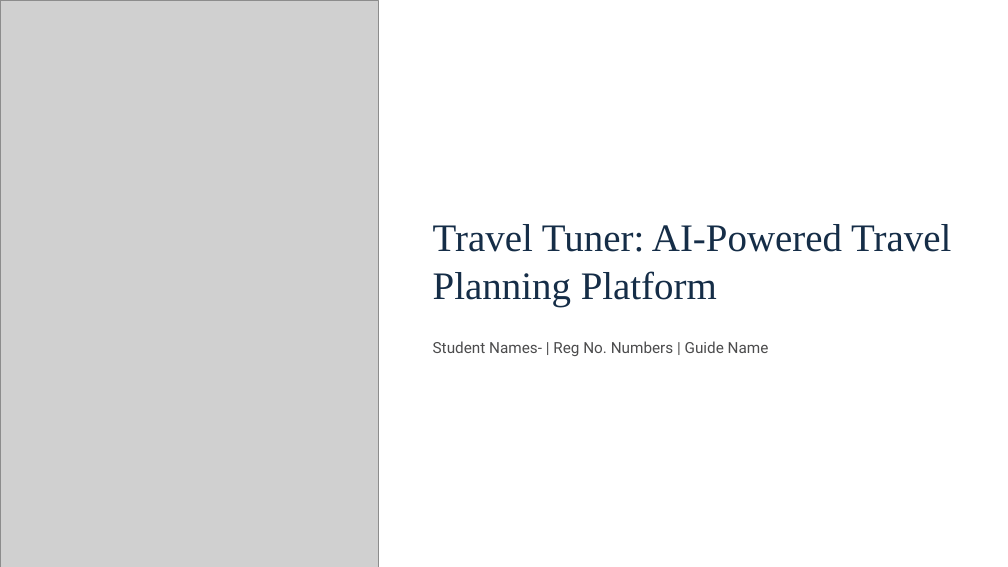
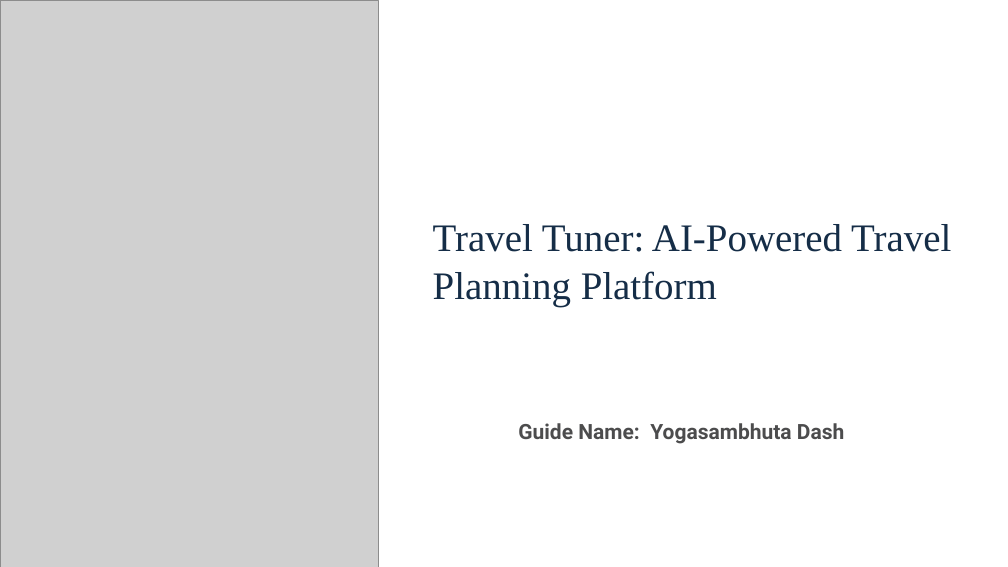
Before and after one commit to Suman7259/TravelTuner, a slide deck: slide 1 of Travel-Tuner-AI-Powered-Travel-Planning-Platform (1).pptx. Drawn at 1008x567 pixels with LibreOffice and Linux fonts; fonts in the diff are those of the drawing; grey boxes stand for pictures; background and template pictures are left out. Boxes give left, top, right and bottom in pixels: in the first picture for what was removed or moved away, otherwise in the second. Text is boxed around its words. In the diff, an @@ line names an element or a change of style, - is before the commit and + after.

```diff
--- a/Travel-Tuner-AI-Powered-Travel-Planning-Platform (1).pptx
+++ b/Travel-Tuner-AI-Powered-Travel-Planning-Platform (1).pptx
@@ text at (518,423,844,444): text changed; size 17.5 to 24 pt; bold on @@
-Student Names- | Reg No. Numbers | Guide Name
+Guide Name: Yogasambhuta Dash
```
Also in this commit, not shown: 2 other slides changed, 5 other files.
